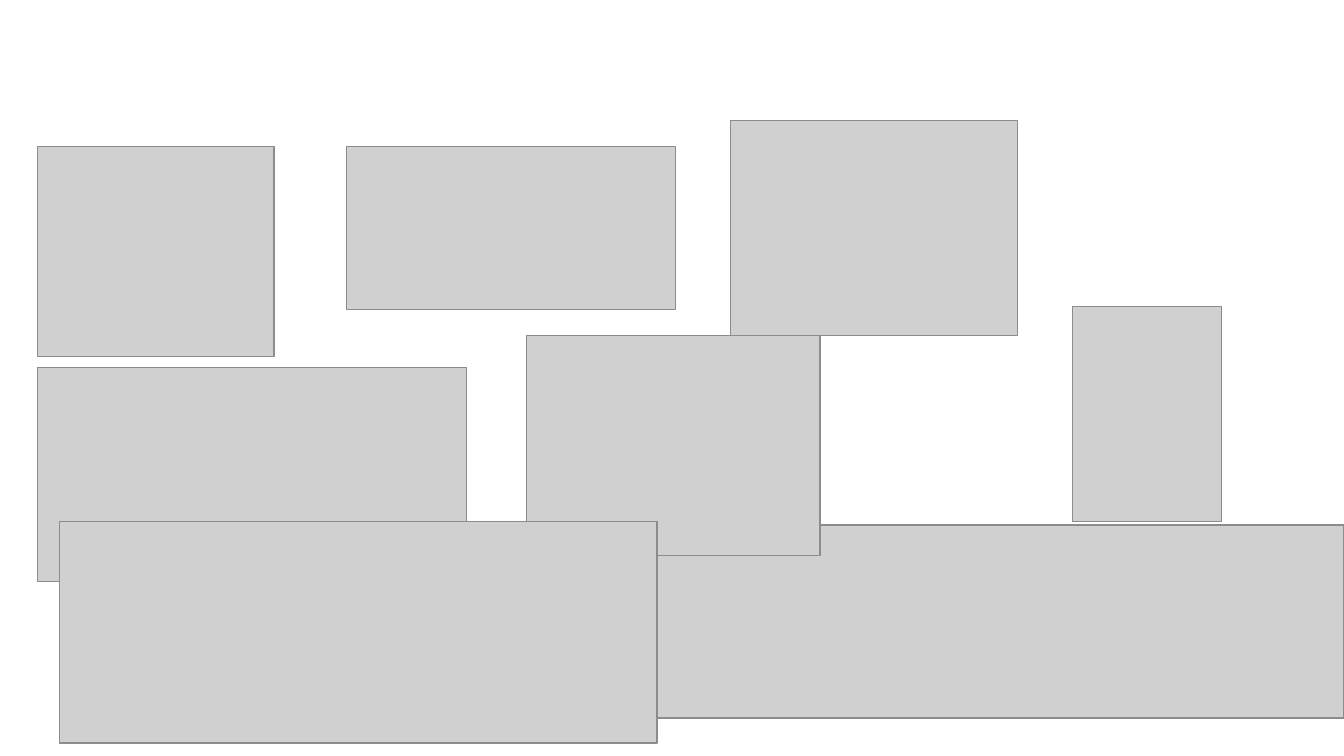
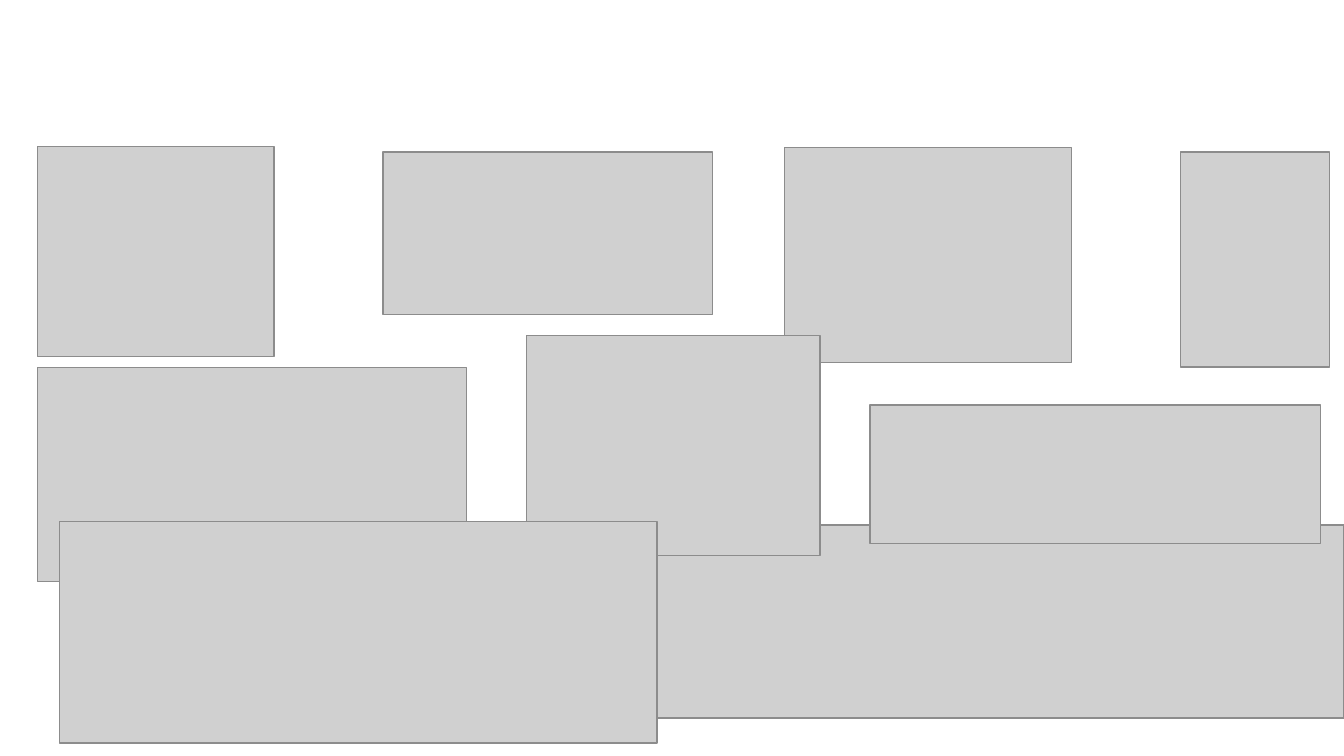
Before and after one commit to schonherz-java-ee-2016-summer/project, a slide deck: slide 4 of presentations/landing/Balogh_Istvan/Balogh_Istvan_prezentacio.pptx. Drawn at 1344x756 pixels with LibreOffice and Linux fonts; fonts in the diff are those of the drawing; grey boxes stand for pictures; background and template pictures are left out. Boxes give left, top, right and bottom in pixels: in the first picture for what was removed or moved away, otherwise in the second. Text is boxed around its words. In the diff, an @@ line names an element or a change of style, - is before the commit and + after.

```diff
--- a/presentations/landing/Balogh_Istvan/Balogh_Istvan_prezentacio.pptx
+++ b/presentations/landing/Balogh_Istvan/Balogh_Istvan_prezentacio.pptx
@@ picture: place and size @@
-picture at bbox=[731, 121, 1017, 336]
+picture at bbox=[785, 148, 1071, 363]
@@ picture: place and size @@
-picture at bbox=[347, 146, 676, 309]
+picture at bbox=[383, 152, 712, 314]
@@ picture: place and size @@
-picture at bbox=[1073, 306, 1222, 521]
+picture at bbox=[1180, 152, 1329, 367]
@@ picture added at bbox=[870, 406, 1320, 544] @@
```
Also in this commit, not shown: 7 other slides changed.
